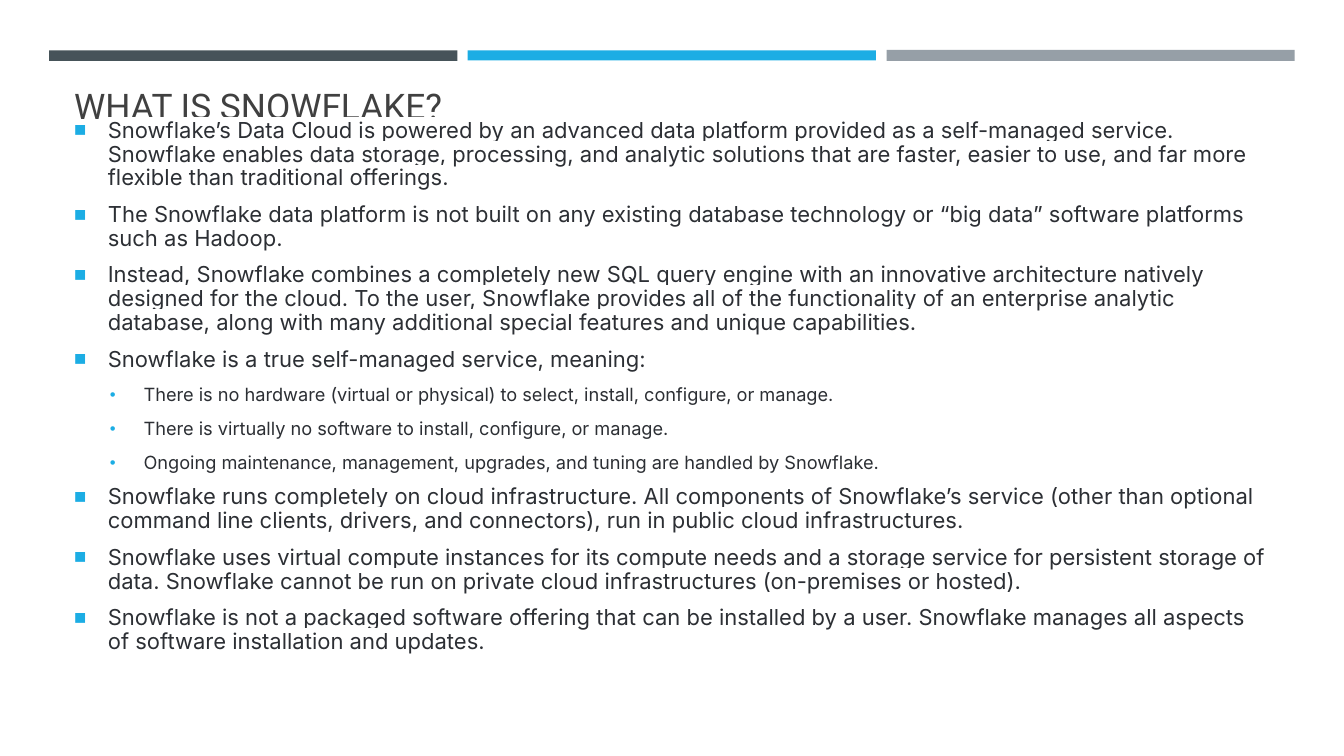
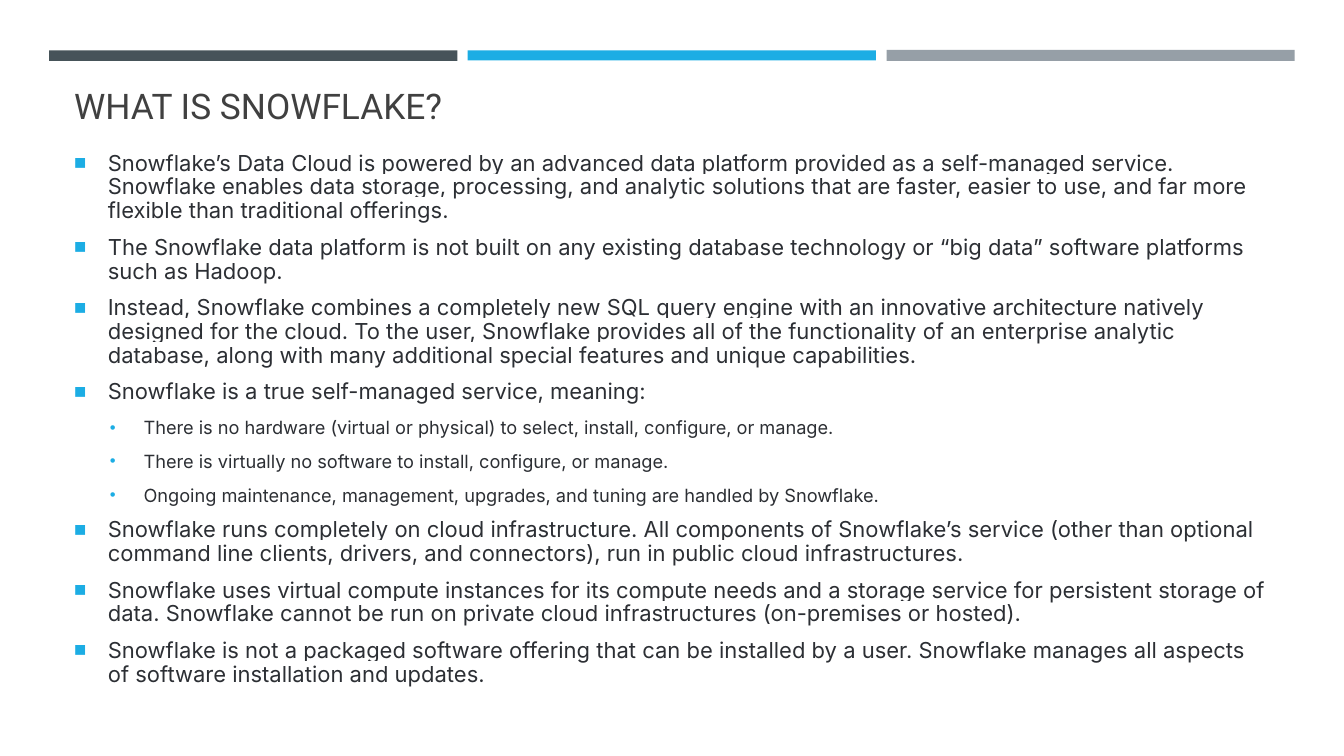
Before and after one commit to umeshmahajan/azure-brainworks2023, a slide deck: slide 4 of docs/Azure-Snowflake.pptx. Drawn at 1344x756 pixels with LibreOffice and Linux fonts; fonts in the diff are those of the drawing. Boxes give left, top, right and bottom in pixels: in the first picture for what was removed or moved away, otherwise in the second. Text is boxed around its words. In the diff, an @@ line names an element or a change of style, - is before the commit and + after.

```diff
--- a/docs/Azure-Snowflake.pptx
+++ b/docs/Azure-Snowflake.pptx
@@ text "Snowflake’s Data Cloud is powered ..." at box(108, 154, 1264, 663): vertical alignment middle to top @@
```
Also in this commit, not shown: 9 other slides changed, 4 slides added, 2 other files.
